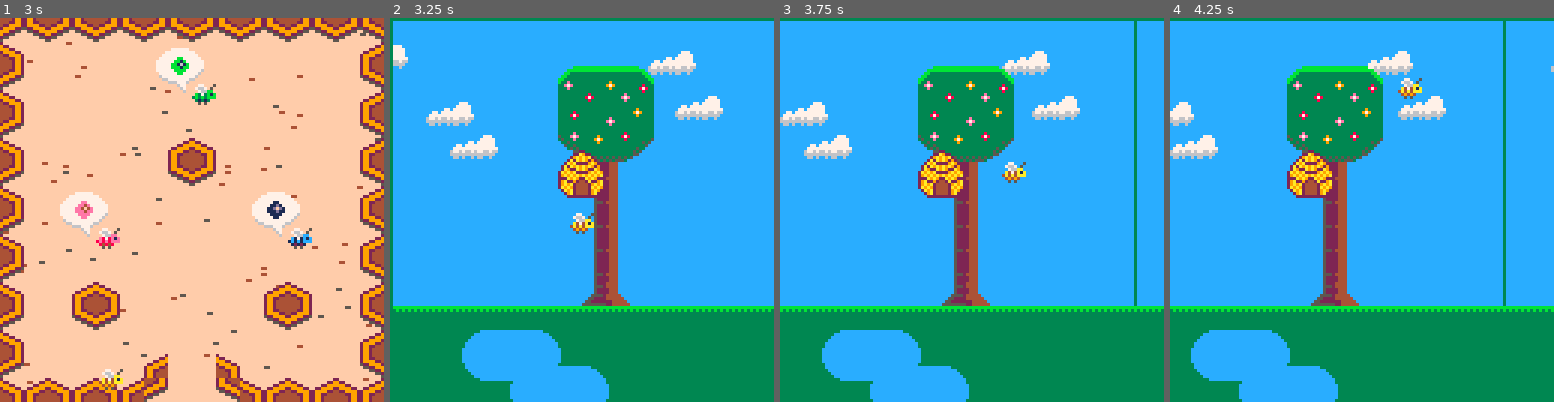
Above: before the commit, frames 1-4 (left to right).
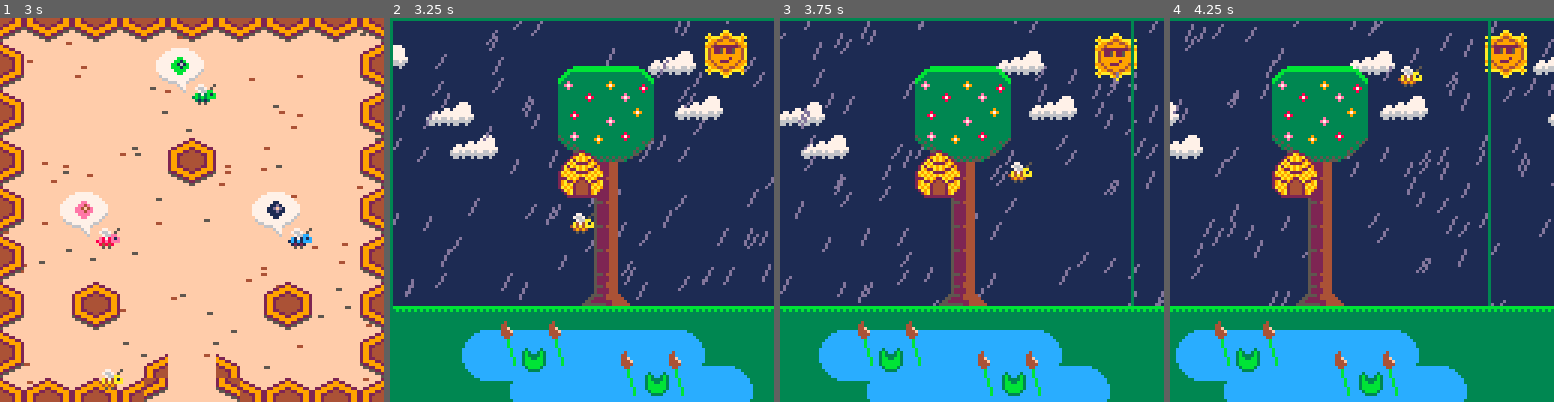
Above: after the commit, the same moments.

Repository: global-game-jam-2019-team/the_letter_bee
Game: PICO-8 cartridge the_letter_bee_art_sound_backup.p8
The game is run twice, just before and just after one commit, with the same random seed, the same clock (stepped at 60 frames per second) and the same inputs.
Inputs:
- Up to frame 1 (3 s): tap O (Z key) at 0.33, 0.7, 1.43, 2.22 s; tap X (X key) at 1.07, 2.07, 2.4, 2.73 s; hold Left 1.97-2.37 s; hold Down 2.42-2.82 s; hold Right from 2.87 s (still down)
- Up to frame 2 (3.25 s): keep holding Right; tap X (X key) at 3.07 s; tap O (Z key) at 3.1 s
- Up to frame 3 (3.75 s): tap X (X key) at 3.4, 3.73 s; release Right at 3.53 s; hold Up from 3.58 s (still down)
- Up to frame 4 (4.25 s): tap O (Z key) at 3.98 s; tap X (X key) at 4.07 s; release Up at 4.08 s; hold Right from 4.13 s (still down)

Frame 1 is identical in both runs. In frame 2, 70% of the frame differs, in the area x 0-100%, y 0-100%; in frame 3, 75%; in frame 4, 78%.

Commit message:
art updates

Diff:
--- a/the_letter_bee.p8
+++ b/the_letter_bee.p8
@@ -214,7 +214,10 @@
 
   honeycomb =  {n= 35, w=2, h=2, cx=8, cy=8, r=8},
 
-  logo      =  {n=96, w=4, h=2, cx=16, cy=8}
+  logo      =  {n=96, w=4, h=2, cx=16, cy=8},
+
+  reed      =  {n=71, w=1, h=2, cx=4, cy=8},
+  lilipad   =  {n=70, w=1, h=1, cx=4, cy=4},
   -- todo: tree.
 }
 
@@ -317,6 +320,12 @@
     circfill(entity.x, entity.y, h/2, col)
     circfill(entity.x+w, entity.y, h/2, col)
     rectfill(entity.x, entity.y-h/2, entity.x+w, entity.y+h/2, col)
+
+    -- lines in water
+    local lake_line_len = 30
+    -- rectfill(entity.x, entity.y-h/4, entity.x+lake_line_len, entity.y-h/4, 7)
+    -- rectfill(entity.x+w/2, entity.y, entity.x+w/2+lake_line_len, entity.y, 1)
+    -- rectfill(entity.x+w/2, entity.y+h/4, entity.x+lake_line_len+w/2, entity.y+h/4+1, 9)
   end
 end
 
@@ -1069,8 +1078,14 @@
     [map_screens.hive] = { -- 1
       default_entities = {
         {type="hive", x=64, y=52,reactions={go_to_hive}},
-        {type="exit", x=32, y=112,post_draws={epdf_lake(16,16,12)}},
-        {type="exit", x=32+16, y=112+12,post_draws={epdf_lake(16,16,12)}},
+        {type="exit", x=32, y=112,post_draws={epdf_lake(64,16,12)}},
+        {type="exit", x=32+16, y=112+12,post_draws={epdf_lake(64,16,12)}},
+        {type="reed", x=32+8, y=106+2},
+        {type="lilipad", x=40+8, y=106+8},
+        {type="reed", x=48+8, y=106+2},
+        {type="reed", x=32+48, y=106+12},
+        {type="lilipad", x=40+49, y=106+16},
+        {type="reed", x=48+48, y=106+12},
       },
       update = function(o, map_data, distance_from_home, screen_offset_x)
         -- log("update 1", distance_from_home, screen_offset_x)
@@ -1207,16 +1222,16 @@
 000000000766705007667050000029a9a9a20000000000770777777033333333000777777777700000bb333333333333333333333333bb000a9aaa9449aaa9a0
 0000000000766aa000766bb00002a2a9a929200000770777777777703333333300777777777777000bb33333333333333333333333333bb000a994499449a900
 000000000a474a1a0b373b1b002a9a22229a92000777777777777777333333330777777777777770bb3333333333333333333333333333bb0a994999999499a0
-000000004a4a4aaa3b3b3bbb02a2a9a9a9a929206776766767766766333333337777777777777777b33e333333333333393333333333333b0994000000004990
-00000000049494000313130002a922a9a922a920666666666666666033333333777777777777777733e7e3333333333397933333333383330a490059005994a0
-0000000000505000005050002a9a9a22229a9a920660600606600600333333337777777777777777333e33333333333339333333333878330a490059005994a0
+000000004a4a4aaa3b3b3bbb02a2a9a9a9a929206776766767766766333333337777777777777777b33e333333333333393333333333333b0994222222224990
+00000000049494000313130002a922a9a922a920666666666666666033333333777777777777777733e7e3333333333397933333333383330a492259225994a0
+0000000000505000005050002a9a9a22229a9a920660600606600600333333337777777777777777333e33333333333339333333333878330a492259225994a0
 000aa000000000000000000029a9a9a9a9a9a9a20aa0000000000000000000007777777777777776333333333333333333333333333383330a499999999994a0
-00aa9a000077000500770005222a9a922a9a92220a8a0000020220200000000007777777777777603333333333833333333333e3333333330a499999909994a0
-0aa979a0076670500766705029a2292442a229a20aaa077020212202000000000677777777777600333333333878333333333e7e333333330994990009994990
+00aa9a000077000500770005222a9a922a9a92220a8a0000020220200000000007777777777777603333333333833333333333e3333333330a499999929994a0
+0aa979a0076670500766705029a2292442a229a20aaa077020212202000000000677777777777600333333333878333333333e7e333333330994992229994990
 0aaa9aa000766cc000766ee029a9a2444429a9a200887667002112000000000000667777777660003333333333833333333333e3333333330a994999999499a0
 00aaaa000c171c1c0e878e1e2a9a9244442a9a92009a6670002112000007700000006667776000003333333333333333333333333333333300a9944994499a00
 000aa0001c1c1ccc8e8e8eee02a9a2444429a9200088770000282800007557000000000677000000333333333333333333333333333333330a9aaa9449aaa9a0
-0000000001212100084848000029a2444429a200409aa000020220200067760300000000670000003333333333333333333333333393333300a000a99a000a00
+0000000001212100084848000029a2444429a200409aa000020220200067760000000000670000003333333333333333333333333393333300a000a99a000a00
 00000000005050000050500000022222222220000444000020000002000660000000000006000000333338333333333333333333397933330000000aa0000000
 000bb00000011000000ee00000000002200000000000522224440000005888000000000044000000333387833333333333333333339333330000000080000000
 00bb1b000011d10000ee4e000000022992200000000052222444000000588888888000000000000033333833333333333e333333333333330000008880000000
@@ -1241,15 +1256,15 @@
 00dd44444444dd00705777760000000000677766000000003bbbbbb30444f0000000000777757000000000000000000000000000000000000000000000000000
 0004885666848000777777776000000006777077660000003bbbbbb3044440000000022222222700000000000000000000000000000000000000000000000000
 00048856668480007777777776000000060770007766660003bbbb30004400000000022552257500000000000000000000000000000000000000000000000000
-00044456664440005777777777766000677070007007076000333300000300000000022572257500000000000000000000000000000000000000000000000000
-0008845666888000055577777777760067077770707770760ee0ee00000300000000000077767500000000000000000000000000000000000000000000000000
-000884888488800000000077775777666777777777777776eeeeeee0000300000000000772777500000000000000000000000000000000000000000000000000
-0004444dd444400000000005770577775776005555555550eeeeeee0000030000000002227775000000000000000000000000000000000000000000000000000
-000488dddd848000000000057770577756676607070707000eeeee00000030000000007777767000000000000000000000000000000000000000000000000000
-000488d56d8480000000000057770575577776666666600000eee000000030000000755775570000000000000000000000000000000000000000000000000000
-000444dddd44400000000000057770500567777777777500000e0000000003000000077557000000000000000000000000000000000000000000000000000000
-000884dd1d8880000000000005777700005777555555500000000000000003000000007770000000000000000000000000000000000000000000000000000000
-000884dddd8880000000000000555000000555000000000000000000000003000000000000000000000000000000000000000000000000000000000000000000
+00044456664440005777777777766000677070007007076000333300000b00000000022572257500000000000000000000000000000000000000000000000000
+0008845666888000055577777777760067077770707770760ee0ee00000b00000000000077767500000000000000000000000000000000000000000000000000
+000884888488800000000077775777666777777777777776eeeeeee0000b00000000000772777500000000000000000000000000000000000000000000000000
+0004444dd444400000000005770577775776005555555550eeeeeee00000b0000000002227775000000000000000000000000000000000000000000000000000
+000488dddd848000000000057770577756676607070707000eeeee000000b0000000007777767000000000000000000000000000000000000000000000000000
+000488d56d8480000000000057770575577776666666600000eee0000000b0000000755775570000000000000000000000000000000000000000000000000000
+000444dddd44400000000000057770500567777777777500000e000000000b000000077557000000000000000000000000000000000000000000000000000000
+000884dd1d888000000000000577770000577755555550000000000000000b000000007770000000000000000000000000000000000000000000000000000000
+000884dddd888000000000000055500000055500000000000000000000000b000000000000000000000000000000000000000000000000000000000000000000
 11110111011100011110101011001111000000000000000000000000000000000000000000000000000000000000000000000000000000000000000000000000
 21210122012200021210101012102221000000000000000000000000000000000000000000000000000000000000000000000000000000000000000000000000
 01010100010000001010101010100012000000000000000000000000000000000000000000000000000000000000000000000000000000000000000000000000
@@ -1344,9 +1359,9 @@
 000000000000000025260000000000000000000000002e2f002e2f2e2f000000000000000000002526000025260000000000000000272840412728404140410000002e2f0000002e2f00000000002e2f000000002e2f2e2f000000002e2f00000000000040412728404100002728272800002526000025260000000025260000
 000000000000000035360000000000000000000000003e3f003e3f3e3f000000000000000000003536000035360000000000000000373850513738505150510000003e3f0000003e3f00000000003e3f000000003e3f3e3f000000003e3f00000000000050513738505100003738373800003536000035360000000035360000
 0707070707070707070707070707070707070707070707070707070707070707070707070707070707070707070707070707070707070707070707070707070707070707070707070707070707070707070707070707070707070707070707070707070707070707070707070707070707070707070707070707070707070707
-0000000000000000000000000000000000000000000000000000000000000000000000000044450000004243000000000000000000000000000000000000000000000000000000000000000000000000000000000000000000000000000000000000000000000000000000000000000000000000000000000000000000000000
-0000000000000000000000000000000000000000000000000000000000000000000042430054550042435253000000000000000000000000000000000000000000000000000000000000000000000000000000000000000000000000000000000000000000000000000000000000000000000000000000000000000000000000
-0000000000000000000000000000000000000000000000000000000000000000000052530000000052530000000000000000000000000000000000000000000000000000000000000000000000000000000000000000000000000000000000000000000000000000000000000000000000000000000000000000000000000000
+0000000000000000000000000000000000000000000000000000000000000000000000000000000000000043000000000000000000000000000000000000000000000000000000000000000000000000000000000000000000000000000000000000000000000000000000000000000000000000004445000000424300000000
+0000000000000000000000000000000000000000000000000000000000000000000000000000000000000000000000000000000000000000000000000000000000000000000000000000000000000000000000000000000000000000000000000000000000000000000000000000000000004243005455004243525300000000
+0000000000000000000000000000000000000000000000000000000000000000000000000000000000000000000000000000000000000000000000000000000000000000000000000000000000000000000000000000000000000000000000000000000000000000000000000000000000005253000000005253000000000000
 0000000000000000000000000000000000000000000000000000000000000000000000000000000000000000000000000000000000000000000000000000000000000000000000000000000000000000000000000000000000000000000000000000000000000000000000000000000000000000000000000000000000000000
 0000000000000000000000000000000000000000000000000000000000000000000000000000000000000000000000000000000000000000000000000000000000000000000000000000000000000000000000000000000000000000000000000000000000000000000000000000000000000000000000000000000000000000
 0000000000000000000000000000000000000000000000000000000000000000000000000000000000000000000000000000000000000000000000000000000000000000000000000000000000000000000000000000000000000000000000000000000000000000000000000000000000000000000000000000000000000000
--- a/the_letter_bee_art_sound_backup.p8
+++ b/the_letter_bee_art_sound_backup.p8
@@ -26,6 +26,9 @@
 local bee_jank_factor_x = .5
 local normal_gravity = 4
 local normal_flee_speed = 4
+local is_day = true
+local is_overcast = false
+local is_rainy = true
 
 -- the y position of the floor
 local floor_y = 128 - 32
@@ -197,11 +200,11 @@
 
   hive   =     {n=  3, w=2, h=2, cx=8, cy=8, r=8},
   exit   =     {n=  0, w=1, h=1, cx=8, cy=8, r=8},
-  cloud  =     {n=  5, w=2, h=1, cx=8, cy=8},
+  cloud  =     {n=  5, w=2, h=1, cx=8, cy=8, bouncy=true},
   cloud2 =     {n= 48, w=2, h=1, cx=8, cy=8},
   floor  =     {n=  7, w=2, h=1, cx=4, cy=4},
   speech =     {n=  8, w=2, h=2, cx=8, cy=8, bouncy=true},
-  sun    =     {n= 14, w=2, h=2, cx=8, cy=8},
+  sun    =     {n= 14, w=2, h=2, cx=8, cy=8, bouncy=true},
   smoke_l=     {n= 50, w=1, h=1, cx=4, cy=4},
   smoke_s=     {n= 23, w=1, h=1, cx=4, cy=4},
   spider =     {n= 22, w=1, h=1, cx=4, cy=4, r=4},
@@ -211,7 +214,10 @@
 
   honeycomb =  {n= 35, w=2, h=2, cx=8, cy=8, r=8},
 
-  logo      =  {n=96, w=4, h=2, cx=16, cy=8}
+  logo      =  {n=96, w=4, h=2, cx=16, cy=8},
+
+  reed      =  {n=71, w=1, h=2, cx=4, cy=8},
+  lilipad   =  {n=70, w=1, h=1, cx=4, cy=4},
   -- todo: tree.
 }
 
@@ -314,6 +320,12 @@
     circfill(entity.x, entity.y, h/2, col)
     circfill(entity.x+w, entity.y, h/2, col)
     rectfill(entity.x, entity.y-h/2, entity.x+w, entity.y+h/2, col)
+
+    -- lines in water
+    local lake_line_len = 30
+    -- rectfill(entity.x, entity.y-h/4, entity.x+lake_line_len, entity.y-h/4, 7)
+    -- rectfill(entity.x+w/2, entity.y, entity.x+w/2+lake_line_len, entity.y, 1)
+    -- rectfill(entity.x+w/2, entity.y+h/4, entity.x+lake_line_len+w/2, entity.y+h/4+1, 9)
   end
 end
 
@@ -645,8 +657,7 @@
   end
 end
 
-function parallax_clouds(seed, count, speed, scale, y)
-  local y_spread = 24
+function parallax_clouds(seed, count, speed, scale, y, y_spread)
   local reseed = rnd(10000)
   srand(seed)
   local right_limit = get_screen_offset(#map_list_right)
@@ -662,14 +673,49 @@
   srand(reseed)
 end
 
+function draw_rain(seed, count, y)
+  local len = 5
+  local angle = 0.666
+  local y_spread = 128 + len + y + len
+  local reseed = rnd(10000)
+  srand(seed)
+  local right_limit = get_screen_offset(#map_list_right+ 1)
+  local left_limit = abs(get_screen_offset(-#map_list_left))
+  right_limit = right_limit + y_spread * abs(cos(angle))
+  for i=1,count do
+    local sx = rnd(right_limit + left_limit) - left_limit
+    local initial_progress = rnd(y_spread)
+
+    local progress = (initial_progress + (t * 2)) % (128 + len + y + len)
+    sx = sx + progress * cos(angle)
+    local sy = y + progress * sin(angle)
+
+    sx2 = sx + len * cos(angle)
+    sy2 = sy + len * sin(angle)
+    line(sx,sy, sx2,sy2, 13)
+  end
+  srand(reseed)
+end
+
 function _draw_overworld()
-  cls"12"
+  cls"1"
+
+  camera(cam_x,0)
+  local sky_sprite = is_day and "sun" or "moon"
+  spr(sb(sky_sprite, cam_x + 112, 12))
+
+  parallax_clouds(100, 50, 0.25, 1, 16, 24)
+  parallax_clouds(105, 50, 0.125, 1, 24, 24)
+  if is_overcast then
+    parallax_clouds(102, 2000, 0.0675, 1, 8, 32)
+  end
+
+  if is_rainy then
+    draw_rain(102, 1000, -5)
+  end
+
+  local screen = get_screen(cam_x)
   rectfill(cam_x-64,floor_y, cam_x+128+64,128, 3)
-  camera(cam_x,0)
-  parallax_clouds(100, 50, 0.25, 1, 16)
-  parallax_clouds(105, 50, 0.125, 1, 24)
-
-  local screen = get_screen(cam_x)
 
   -- home
   draw_screen(home_map, 0)
@@ -1032,8 +1078,14 @@
     [map_screens.hive] = { -- 1
       default_entities = {
         {type="hive", x=64, y=52,reactions={go_to_hive}},
-        {type="exit", x=32, y=112,post_draws={epdf_lake(16,16,12)}},
-        {type="exit", x=32+16, y=112+12,post_draws={epdf_lake(16,16,12)}},
+        {type="exit", x=32, y=112,post_draws={epdf_lake(64,16,12)}},
+        {type="exit", x=32+16, y=112+12,post_draws={epdf_lake(64,16,12)}},
+        {type="reed", x=32+8, y=106+2},
+        {type="lilipad", x=40+8, y=106+8},
+        {type="reed", x=48+8, y=106+2},
+        {type="reed", x=32+48, y=106+12},
+        {type="lilipad", x=40+49, y=106+16},
+        {type="reed", x=48+48, y=106+12},
       },
       update = function(o, map_data, distance_from_home, screen_offset_x)
         -- log("update 1", distance_from_home, screen_offset_x)
@@ -1170,16 +1222,16 @@
 000000000766705007667050000029a9a9a20000000000770777777033333333000777777777700000bb333333333333333333333333bb000a9aaa9449aaa9a0
 0000000000766aa000766bb00002a2a9a929200000770777777777703333333300777777777777000bb33333333333333333333333333bb000a994499449a900
 000000000a474a1a0b373b1b002a9a22229a92000777777777777777333333330777777777777770bb3333333333333333333333333333bb0a994999999499a0
-000000004a4a4aaa3b3b3bbb02a2a9a9a9a929206776766767766766333333337777777777777777b33e333333333333393333333333333b0994000000004990
-00000000049494000313130002a922a9a922a920666666666666666033333333777777777777777733e7e3333333333397933333333383330a490059005994a0
-0000000000505000005050002a9a9a22229a9a920660600606600600333333337777777777777777333e33333333333339333333333878330a490059005994a0
+000000004a4a4aaa3b3b3bbb02a2a9a9a9a929206776766767766766333333337777777777777777b33e333333333333393333333333333b0994222222224990
+00000000049494000313130002a922a9a922a920666666666666666033333333777777777777777733e7e3333333333397933333333383330a492259225994a0
+0000000000505000005050002a9a9a22229a9a920660600606600600333333337777777777777777333e33333333333339333333333878330a492259225994a0
 000aa000000000000000000029a9a9a9a9a9a9a20aa0000000000000000000007777777777777776333333333333333333333333333383330a499999999994a0
-00aa9a000077000500770005222a9a922a9a92220a8a0000020220200000000007777777777777603333333333833333333333e3333333330a499999909994a0
-0aa979a0076670500766705029a2292442a229a20aaa077020212202000000000677777777777600333333333878333333333e7e333333330994990009994990
+00aa9a000077000500770005222a9a922a9a92220a8a0000020220200000000007777777777777603333333333833333333333e3333333330a499999929994a0
+0aa979a0076670500766705029a2292442a229a20aaa077020212202000000000677777777777600333333333878333333333e7e333333330994992229994990
 0aaa9aa000766cc000766ee029a9a2444429a9a200887667002112000000000000667777777660003333333333833333333333e3333333330a994999999499a0
 00aaaa000c171c1c0e878e1e2a9a9244442a9a92009a6670002112000007700000006667776000003333333333333333333333333333333300a9944994499a00
 000aa0001c1c1ccc8e8e8eee02a9a2444429a9200088770000282800007557000000000677000000333333333333333333333333333333330a9aaa9449aaa9a0
-0000000001212100084848000029a2444429a200409aa000020220200067760300000000670000003333333333333333333333333393333300a000a99a000a00
+0000000001212100084848000029a2444429a200409aa000020220200067760000000000670000003333333333333333333333333393333300a000a99a000a00
 00000000005050000050500000022222222220000444000020000002000660000000000006000000333338333333333333333333397933330000000aa0000000
 000bb00000011000000ee00000000002200000000000522224440000005888000000000044000000333387833333333333333333339333330000000080000000
 00bb1b000011d10000ee4e000000022992200000000052222444000000588888888000000000000033333833333333333e333333333333330000008880000000
@@ -1204,15 +1256,15 @@
 00dd44444444dd00705777760000000000677766000000003bbbbbb30444f0000000000777757000000000000000000000000000000000000000000000000000
 0004885666848000777777776000000006777077660000003bbbbbb3044440000000022222222700000000000000000000000000000000000000000000000000
 00048856668480007777777776000000060770007766660003bbbb30004400000000022552257500000000000000000000000000000000000000000000000000
-00044456664440005777777777766000677070007007076000333300000300000000022572257500000000000000000000000000000000000000000000000000
-0008845666888000055577777777760067077770707770760ee0ee00000300000000000077767500000000000000000000000000000000000000000000000000
-000884888488800000000077775777666777777777777776eeeeeee0000300000000000772777500000000000000000000000000000000000000000000000000
-0004444dd444400000000005770577775776005555555550eeeeeee0000030000000002227775000000000000000000000000000000000000000000000000000
-000488dddd848000000000057770577756676607070707000eeeee00000030000000007777767000000000000000000000000000000000000000000000000000
-000488d56d8480000000000057770575577776666666600000eee000000030000000755775570000000000000000000000000000000000000000000000000000
-000444dddd44400000000000057770500567777777777500000e0000000003000000077557000000000000000000000000000000000000000000000000000000
-000884dd1d8880000000000005777700005777555555500000000000000003000000007770000000000000000000000000000000000000000000000000000000
-000884dddd8880000000000000555000000555000000000000000000000003000000000000000000000000000000000000000000000000000000000000000000
+00044456664440005777777777766000677070007007076000333300000b00000000022572257500000000000000000000000000000000000000000000000000
+0008845666888000055577777777760067077770707770760ee0ee00000b00000000000077767500000000000000000000000000000000000000000000000000
+000884888488800000000077775777666777777777777776eeeeeee0000b00000000000772777500000000000000000000000000000000000000000000000000
+0004444dd444400000000005770577775776005555555550eeeeeee00000b0000000002227775000000000000000000000000000000000000000000000000000
+000488dddd848000000000057770577756676607070707000eeeee000000b0000000007777767000000000000000000000000000000000000000000000000000
+000488d56d8480000000000057770575577776666666600000eee0000000b0000000755775570000000000000000000000000000000000000000000000000000
+000444dddd44400000000000057770500567777777777500000e000000000b000000077557000000000000000000000000000000000000000000000000000000
+000884dd1d888000000000000577770000577755555550000000000000000b000000007770000000000000000000000000000000000000000000000000000000
+000884dddd888000000000000055500000055500000000000000000000000b000000000000000000000000000000000000000000000000000000000000000000
 11110111011100011110101011001111000000000000000000000000000000000000000000000000000000000000000000000000000000000000000000000000
 21210122012200021210101012102221000000000000000000000000000000000000000000000000000000000000000000000000000000000000000000000000
 01010100010000001010101010100012000000000000000000000000000000000000000000000000000000000000000000000000000000000000000000000000
@@ -1307,9 +1359,9 @@
 000000000000000025260000000000000000000000002e2f002e2f2e2f000000000000000000002526000025260000000000000000272840412728404140410000002e2f0000002e2f00000000002e2f000000002e2f2e2f000000002e2f00000000000040412728404100002728272800002526000025260000000025260000
 000000000000000035360000000000000000000000003e3f003e3f3e3f000000000000000000003536000035360000000000000000373850513738505150510000003e3f0000003e3f00000000003e3f000000003e3f3e3f000000003e3f00000000000050513738505100003738373800003536000035360000000035360000
 0707070707070707070707070707070707070707070707070707070707070707070707070707070707070707070707070707070707070707070707070707070707070707070707070707070707070707070707070707070707070707070707070707070707070707070707070707070707070707070707070707070707070707
-0000000000000000000000000000000000000000000000000000000000000000000000000044450000004243000000000000000000000000000000000000000000000000000000000000000000000000000000000000000000000000000000000000000000000000000000000000000000000000000000000000000000000000
-0000000000000000000000000000000000000000000000000000000000000000000042430054550042435253000000000000000000000000000000000000000000000000000000000000000000000000000000000000000000000000000000000000000000000000000000000000000000000000000000000000000000000000
-0000000000000000000000000000000000000000000000000000000000000000000052530000000052530000000000000000000000000000000000000000000000000000000000000000000000000000000000000000000000000000000000000000000000000000000000000000000000000000000000000000000000000000
+0000000000000000000000000000000000000000000000000000000000000000000000000000000000000043000000000000000000000000000000000000000000000000000000000000000000000000000000000000000000000000000000000000000000000000000000000000000000000000004445000000424300000000
+0000000000000000000000000000000000000000000000000000000000000000000000000000000000000000000000000000000000000000000000000000000000000000000000000000000000000000000000000000000000000000000000000000000000000000000000000000000000004243005455004243525300000000
+0000000000000000000000000000000000000000000000000000000000000000000000000000000000000000000000000000000000000000000000000000000000000000000000000000000000000000000000000000000000000000000000000000000000000000000000000000000000005253000000005253000000000000
 0000000000000000000000000000000000000000000000000000000000000000000000000000000000000000000000000000000000000000000000000000000000000000000000000000000000000000000000000000000000000000000000000000000000000000000000000000000000000000000000000000000000000000
 0000000000000000000000000000000000000000000000000000000000000000000000000000000000000000000000000000000000000000000000000000000000000000000000000000000000000000000000000000000000000000000000000000000000000000000000000000000000000000000000000000000000000000
 0000000000000000000000000000000000000000000000000000000000000000000000000000000000000000000000000000000000000000000000000000000000000000000000000000000000000000000000000000000000000000000000000000000000000000000000000000000000000000000000000000000000000000
